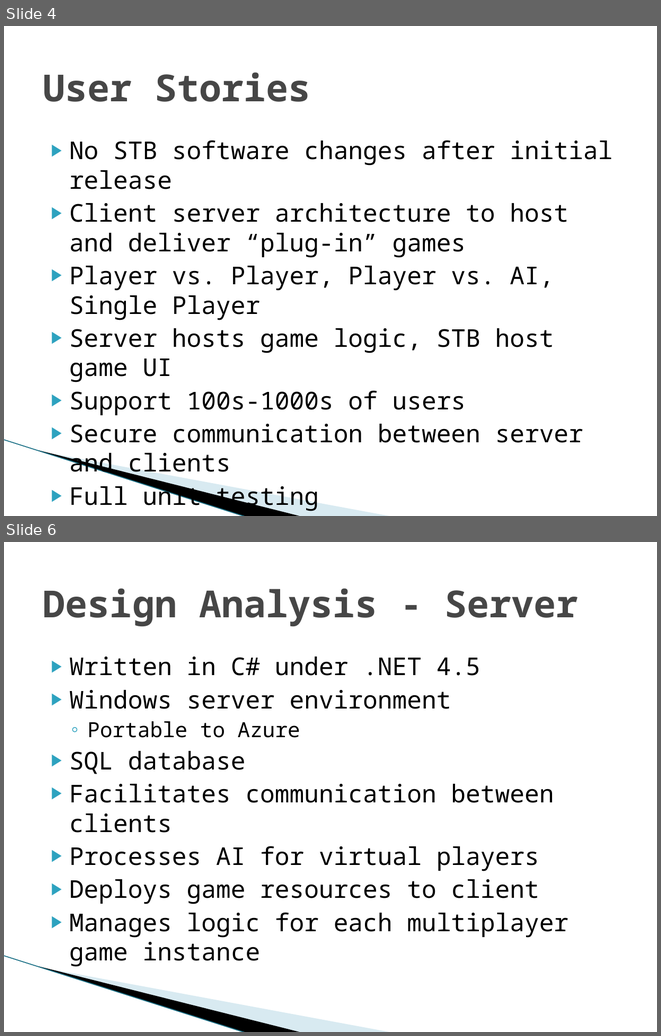
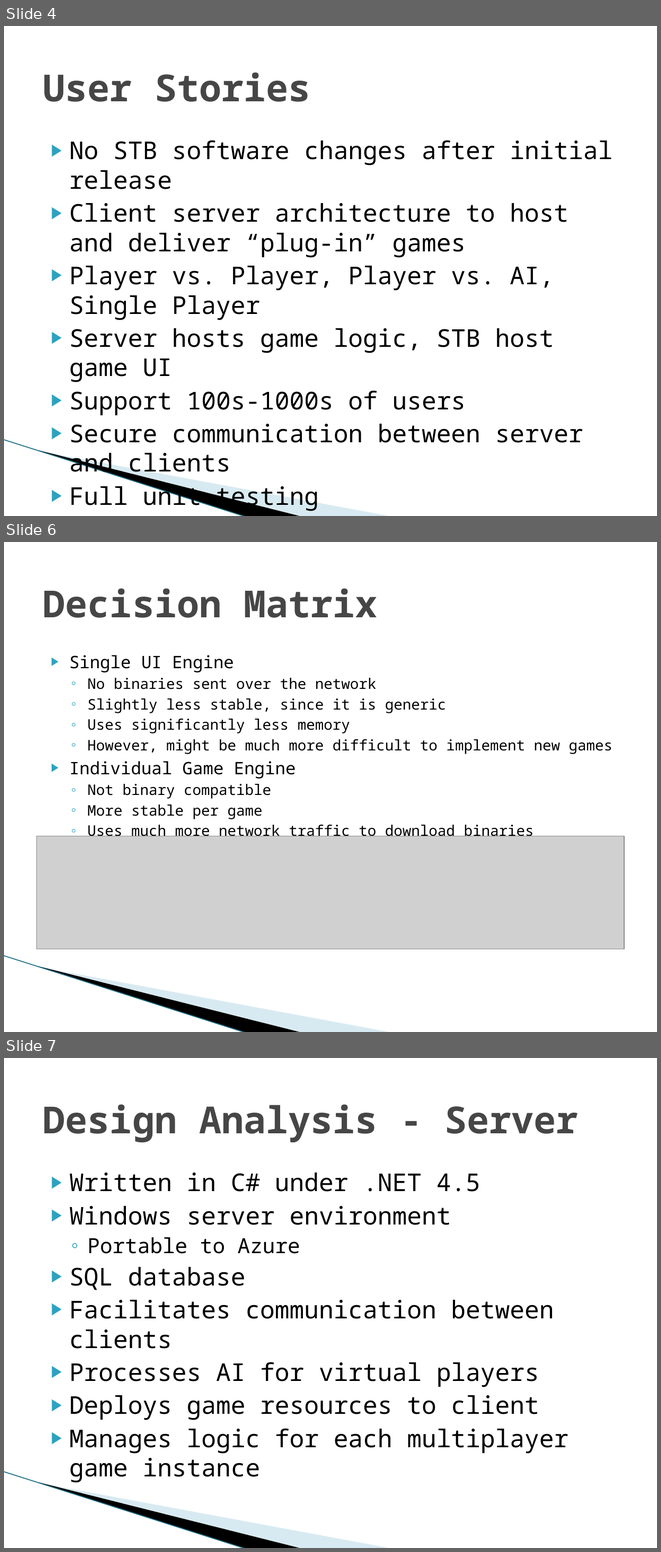
Before and after one commit to SDSMT-CSC/STBMF, a slide deck: Sprint1_Documents/Sprint 1 Review.pptx. Shown one above the other, each under a label of ours: slides 4 and 6 before the commit, slides 4, 6 and 7 after it; the slides between them are not shown. The pictures are 661x1036 and 661x1552 pixels, drawn with LibreOffice and Linux fonts; fonts in the diff are those of the drawing; grey boxes stand for pictures; background and template pictures are left out. Boxes give left, top, right and bottom in pixels: in the first picture for what was removed or moved away, otherwise in the second. Text is boxed around its words. In the diff, an @@ line names an element or a change of style, - is before the commit and + after.

Commit message:
Added a decision matrix. Updated sprint 1 slides.
Also added data flow for the Set Top Box visio diagram.

```diff
--- a/Sprint1_Documents/Sprint 1 Review.pptx
+++ b/Sprint1_Documents/Sprint 1 Review.pptx
@@ slide 6 added at box(4, 542, 657, 1032), background #FFFFFF; not listed: 3 template elements that a slide beside it also shows @@
@@ title added at box(43, 588, 377, 618), 41 pt, text #464646, bold @@
+Decision Matrix
@@ text added at box(69, 655, 613, 840), 16.1 pt, text #000000 @@
+▶ Single UI Engine
+  ◦ No binaries sent over the network
+  ◦ Slightly less stable, since it is generic
+  ◦ Uses significantly less memory
+  ◦ However, might be much more difficult to implement new games
+▶ Individual Game Engine
+  ◦ Not binary compatible
+  ◦ More stable per game
+  ◦ Uses much more network traffic to download binaries
+  ◦ Can use current game development environment
@@ picture added at box(37, 836, 624, 949) @@
@@ what was slide 6 is now slide 7 @@
```
Also in this commit, not shown: 2 slides changed, 1 other slide added, 2 other files.
